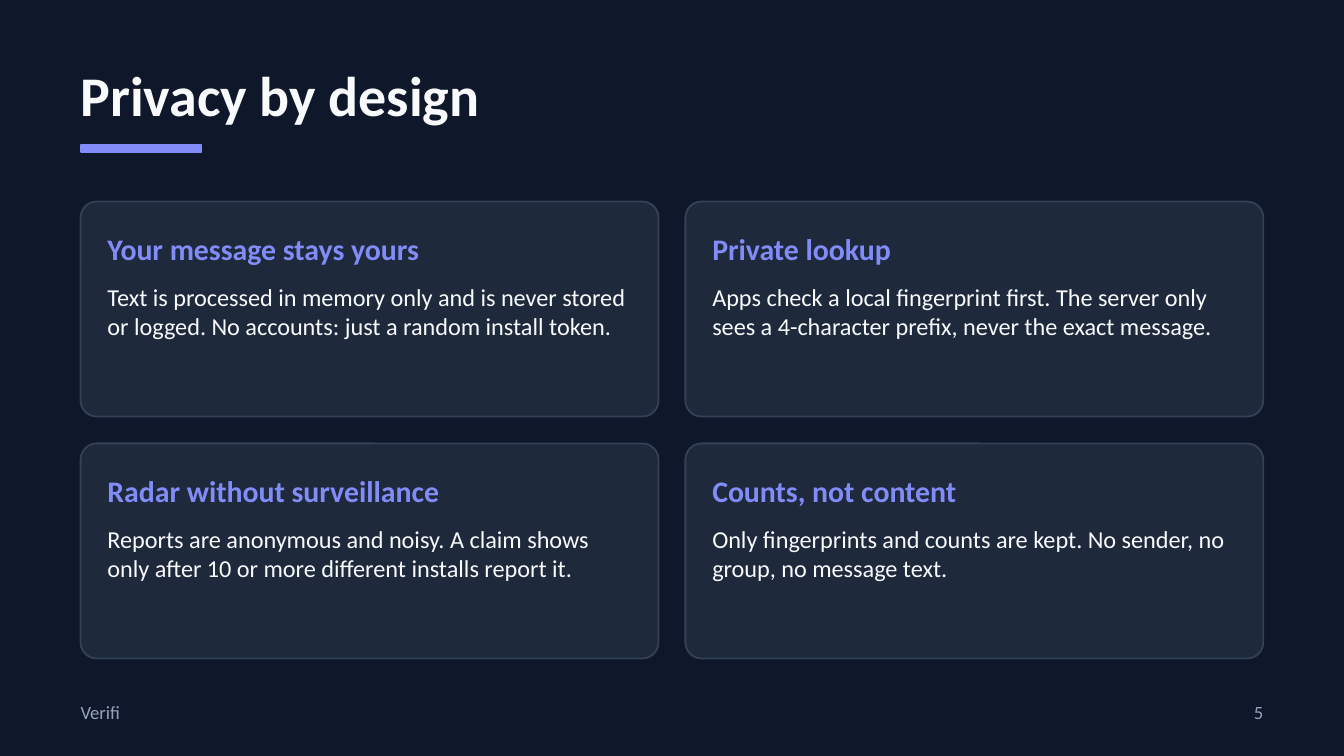
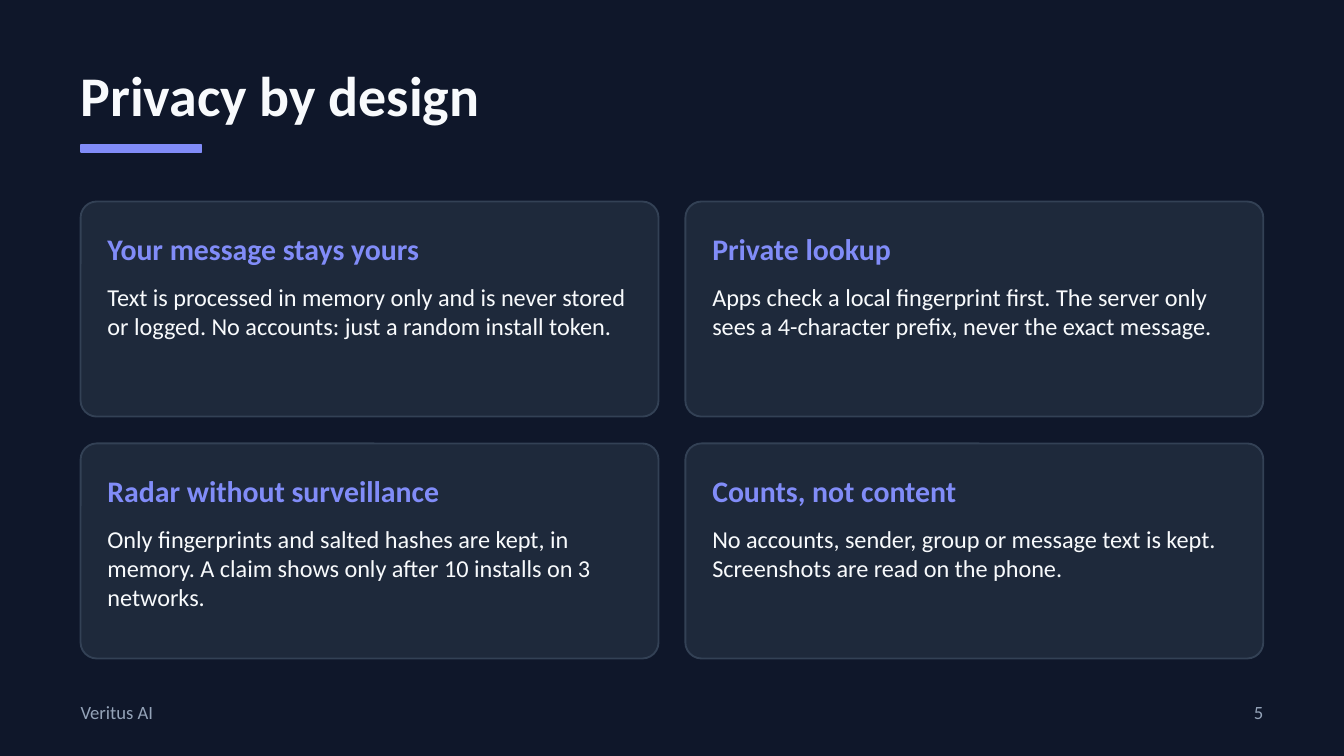
Before and after one commit to Ghunain43/Verirfi, a slide deck: slide 5 of docs/pitch-deck.pptx. Drawn at 1344x756 pixels with LibreOffice and Linux fonts; fonts in the diff are those of the drawing. Boxes give left, top, right and bottom in pixels: in the first picture for what was removed or moved away, otherwise in the second. Text is boxed around its words. In the diff, an @@ line names an element or a change of style, - is before the commit and + after.

```diff
--- a/docs/pitch-deck.pptx
+++ b/docs/pitch-deck.pptx
@@ text at <box>107,531,590,606</box>: text changed @@
-Reports are anonymous and noisy. A claim shows only after 10 or more different installs report it.
+Only fingerprints and salted hashes are kept, in memory. A claim shows only after 10 installs on 3 networks.
@@ text at <box>712,531,1215,581</box>: text changed @@
-Only fingerprints and counts are kept. No sender, no group, no message text.
+No accounts, sender, group or message text is kept. Screenshots are read on the phone.
@@ text at <box>81,706,153,719</box>: text changed @@
-Verifi
+Veritus AI
```
Also in this commit, not shown: 6 other slides changed, 6 other files.
